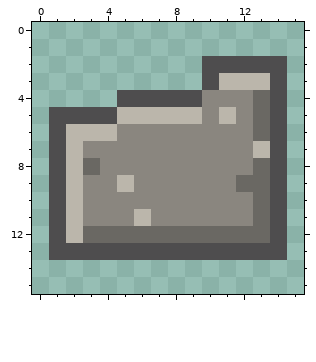
One commit to this pixel-art file: art-source/aseprite/item_etching_plate_capacity.aseprite. The picture above was drawn from the file before the commit.
16x16 pixels, 1 frame.
After:
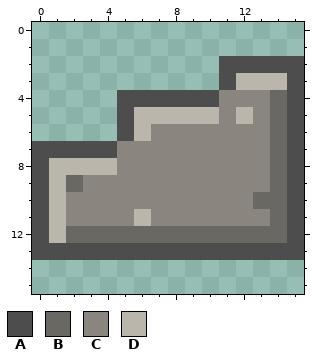
Palette (. is transparent): A #4e4d4e  B #6a6863  C #8a867f  D #bbb6ab
Author's note on the commit: give each etching kind its own plate outline and a bolder glyph
What changed:
@@ x 0..15 @@
  1 ................
- 2 ..........AAAAA.
- 3 ..........ADDDA.
- 4 .....AAAAACCCBA.
- 5 .AAAADDDDDCDCBA.
- 6 .ADDDCCCCCCCCBA.
- 7 .ADCCCCCCCCCCDA.
- 8 .ADBCCCCCCCCCBA.
- 9 .ADCCDCCCCCCBBA.
-10 .ADCCCCCCCCCCBA.
-11 .ADCCCDCCCCCCBA.
-12 .ADBBBBBBBBBBBA.
-13 .AAAAAAAAAAAAAA.
+ 2 ...........AAAAA
+ 3 ...........ADDDA
+ 4 .....AAAAAACCCBA
+ 5 .....ADDDDDCDCBA
+ 6 .....ADCCCCCCCBA
+ 7 AAAAACCCCCCCCCBA
+ 8 ADDDDCCCCCCCCCBA
+ 9 ADBCCCCCCCCCCCBA
+10 ADCCCCCCCCCCCBBA
+11 ADCCCCDCCCCCCCBA
+12 ADBBBBBBBBBBBBBA
+13 AAAAAAAAAAAAAAAA
 14 ................
Changed places in both pictures, as pixel boxes (x1, y1, x2, y2):
changed: (32, 56, 304, 260)
